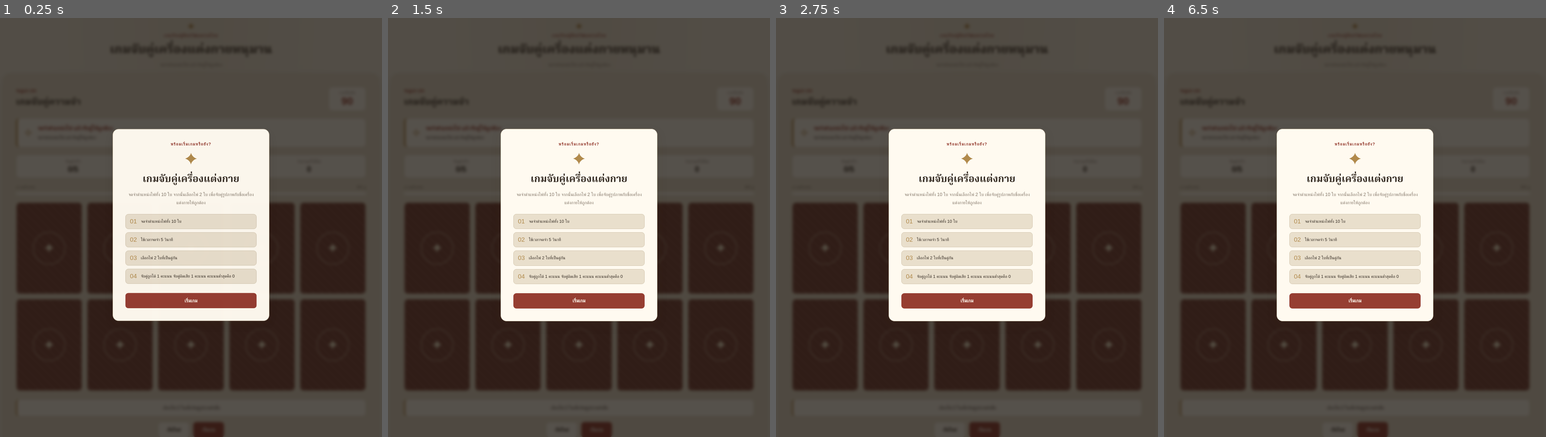
Above: before the commit, frames 1-4 (left to right).
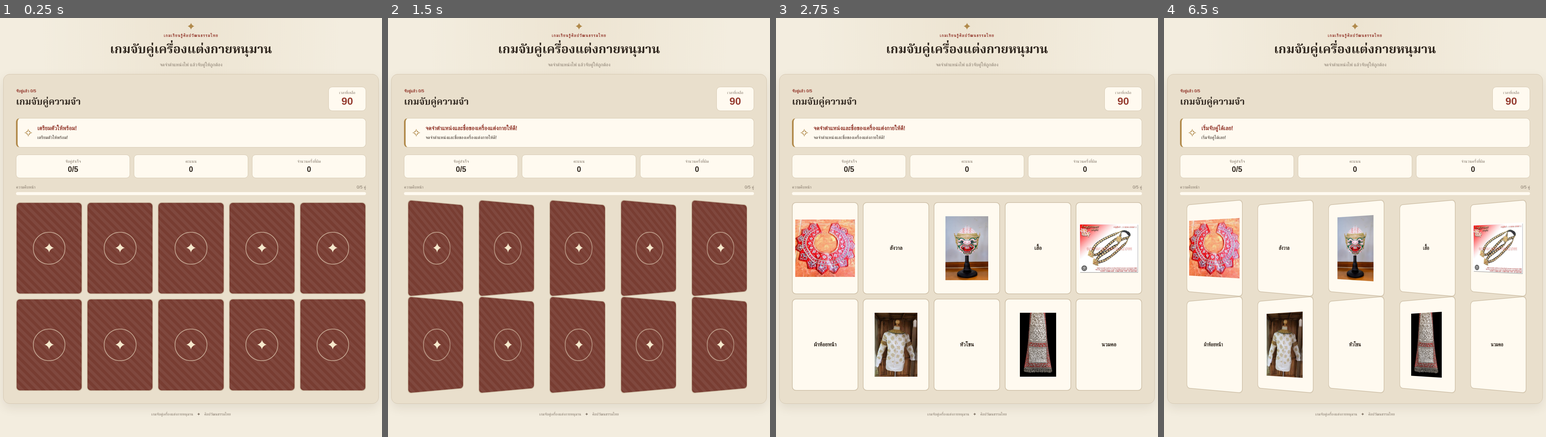
Above: after the commit, the same moments.

Repository: Nartthawat/hanuman-memory-game-card
Game: browser game, page index.html
The game is run twice, just before and just after one commit, with the same random seed, the same clock (stepped at 60 frames per second) and the same inputs.
Inputs (mouse positions are in pixels of both pictures, inside the frame that each line leads up to):
- Up to frame 1 (0.25 s): no input
- Up to frame 2 (1.5 s): click (437, 248) at 1.27 s
- Up to frame 3 (2.75 s): click (825, 344) at 1.87 s; click (967, 344) at 2.47 s
- Up to frame 4 (6.5 s): click (1427, 344) at 3.07 s; click (1496, 248) at 3.67 s; click (1496, 344) at 4.27 s; click (1355, 248) at 4.87 s; click (1282, 248) at 5.47 s; click (1427, 248) at 6.07 s

The runs differ from the first frame. In frame 1, 95% of the frame differs, in the area x 0-100%, y 0-100%; in frame 2, 94%; in frame 3, 91%; in frame 4, 90%.

Commit message:
Remove game buttons

Diff:
--- a/css/layout.css
+++ b/css/layout.css
@@ -208,14 +208,14 @@
     transition: width 0.3s ease;
 }
 
-/* FOOTER AND BUTTONS */
+/* GAME FOOTER */
 
 .game-footer {
     margin-top: 25px;
 }
 
 #game-hint {
-    margin: 0 0 17px;
+    margin: 0;
     padding: 14px 18px;
     color: var(--text);
     background: var(--card-bg);
@@ -225,56 +225,6 @@
     font-size: 14px;
     line-height: 1.7;
     text-align: center;
-}
-
-.game-buttons {
-    display: flex;
-    justify-content: center;
-    gap: 12px;
-}
-
-.button {
-    min-height: 47px;
-    padding: 10px 26px;
-    border: 1px solid transparent;
-    border-radius: 9px;
-    font-size: 15px;
-    font-weight: 600;
-    cursor: pointer;
-    transition: background 0.2s ease, transform 0.2s ease;
-    touch-action: manipulation;
-}
-
-.button:hover {
-    transform: translateY(-2px);
-}
-
-.button:active {
-    transform: translateY(0);
-}
-
-.button-primary {
-    color: #fffaf0;
-    background: var(--accent);
-}
-
-.button-primary:hover {
-    background: var(--accent-hover);
-}
-
-.button-secondary {
-    color: var(--text);
-    background: var(--card-bg);
-    border-color: var(--border);
-}
-
-.button-secondary:hover {
-    background: var(--card-back);
-}
-
-.button-wide {
-    width: 100%;
-    margin-top: 12px;
 }
 
 .page-footer {
@@ -395,16 +345,6 @@
     .game-footer {
         margin: 0;
     }
-
-    .game-buttons {
-        gap: 7px;
-    }
-
-    .button {
-        min-height: 36px;
-        padding: 6px 12px;
-        font-size: 12px;
-    }
 }
 
 /* SHORT PHONE SCREENS */
@@ -422,9 +362,4 @@
     .stat {
         padding: 4px 2px;
     }
-
-    .button {
-        min-height: 31px;
-        padding: 4px 9px;
-    }
-}
+}
--- a/css/modals.css
+++ b/css/modals.css
@@ -136,13 +136,6 @@
     line-height: 1.8;
 }
 
-/* MODAL BUTTONS */
-
-.modal-content .button {
-    width: 100%;
-    margin-top: 8px;
-}
-
 /* MOBILE */
 
 @media (max-width: 650px) {
--- a/index.html
+++ b/index.html
@@ -108,34 +108,6 @@
                 aria-label="ตารางไพ่จับคู่"
             ></div>
 
-            <!-- GAME BUTTONS -->
-            <div class="game-footer">
-
-                <p id="game-hint">
-                    เลือกไพ่ 2 ใบเพื่อจับคู่รูปภาพกับชื่อ
-                </p>
-
-                <div class="game-buttons">
-
-                    <button
-                        id="restart-button"
-                        class="button button-secondary"
-                        type="button"
-                    >
-                        เริ่มใหม่
-                    </button>
-
-                    <button
-                        id="start-button"
-                        class="button button-primary"
-                        type="button"
-                    >
-                        เริ่มเกม
-                    </button>
-
-                </div>
-            </div>
-
         </section>
 
         <!-- FOOTER -->
--- a/js/game.js
+++ b/js/game.js
@@ -27,13 +27,6 @@
 
 const introModal = document.getElementById("intro-modal");
 const resultsModal = document.getElementById("results-modal");
-
-const startButton = document.getElementById("start-button");
-const restartButton = document.getElementById("restart-button");
-const modalStartButton = document.getElementById("modal-start-button");
-
-const nextRoundButton = document.getElementById("next-round-button");
-const playAgainButton = document.getElementById("play-again-button");
 
 /* UPDATE DISPLAY */
 
@@ -199,62 +192,4 @@
     }
 }
 
-/* SHOW INTRO */
-
-function showIntro() {
-    gameSession++;
-
-    gameStarted = false;
-    inputLocked = true;
-
-    stopTimer();
-    stopShuffleSound();
-
-    selectedCards = [];
-
-    score = 0;
-    mistakes = 0;
-    matchedPairs = 0;
-    remainingTime = GAME_SECONDS;
-
-    createCards();
-
-    updateStats();
-    updateProgress();
-
-    setStatus("จดจำตำแหน่งไพ่ แล้วจับคู่ให้ถูกต้อง");
-
-    if (resultsModal) {
-        resultsModal.classList.add("hidden");
-    }
-
-    if (introModal) {
-        introModal.classList.remove("hidden");
-    }
-}
-
-/* BUTTON EVENTS */
-
-if (startButton) {
-    startButton.addEventListener("click", startAttempt);
-}
-
-if (restartButton) {
-    restartButton.addEventListener("click", startAttempt);
-}
-
-if (modalStartButton) {
-    modalStartButton.addEventListener("click", startAttempt);
-}
-
-if (nextRoundButton) {
-    nextRoundButton.addEventListener("click", startAttempt);
-}
-
-if (playAgainButton) {
-    playAgainButton.addEventListener("click", startAttempt);
-}
-
-/* INITIALIZE */
-
-showIntro();
+startAttempt();
